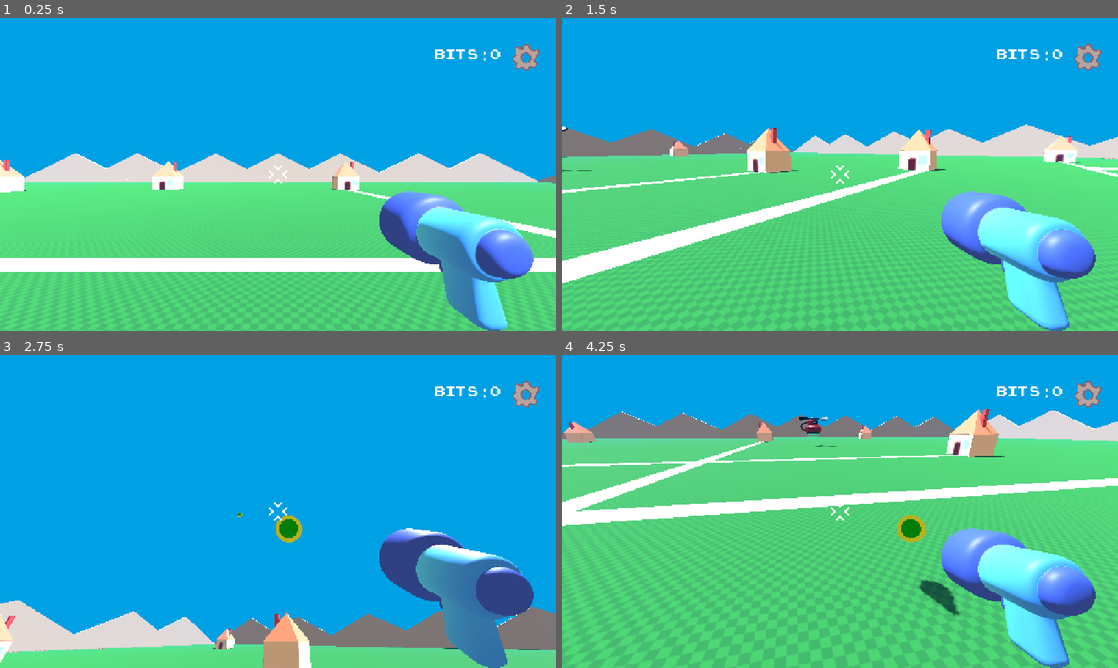
Above: before the commit, frames 1-4 (two rows, left to right).
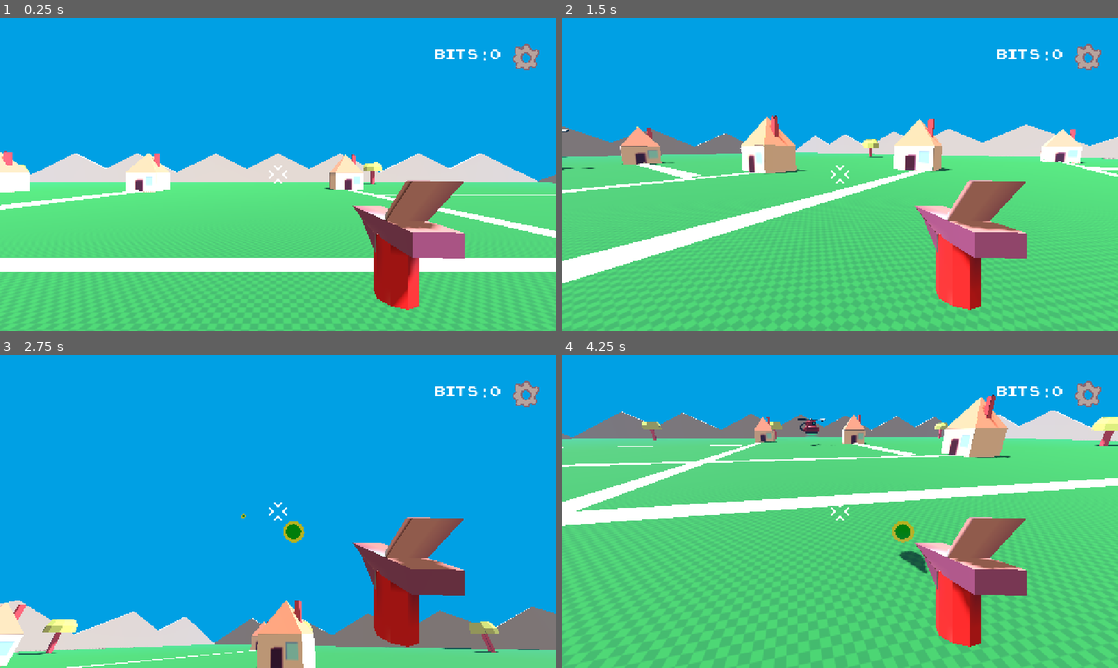
Above: after the commit, the same moments.

Repository: blauhschwert/rewilding
Game: Godot game, scene res://scenes/Game.tscn
The game is run twice, just before and just after one commit, with the same random seed, the same clock (stepped at 60 frames per second) and the same inputs.
Inputs (mouse positions are in pixels of both pictures, inside the frame that each line leads up to):
- Up to frame 1 (0.25 s): no input
- Up to frame 2 (1.5 s): tap Enter at 0.5 s; move the mouse to (962, 158) at 0.52 s; press the mouse at (962, 158) at 0.53 s; hold D (move_right) 0.53-1.28 s; tap Space (jump) at 0.77 s; move the mouse to (728, 190) at 1.27 s; release the mouse at (728, 190) at 1.28 s; hold Down (move_back) from 1.28 s (still down); click (728, 190) at 1.35 s
- Up to frame 3 (2.75 s): tap Space (jump) at 1.52 s; move the mouse to (333, 442) at 2.02 s; release Down (move_back) at 2.03 s; press the mouse at (333, 442) at 2.03 s; hold D (move_right) from 2.03 s (still down)
- Up to frame 4 (4.25 s): move the mouse to (812, 574) at 2.77 s; release D (move_right) at 2.78 s; release the mouse at (812, 574) at 2.78 s; hold Up (move_forward) 2.78-3.53 s; click (812, 574) at 2.85 s; tap Space (jump) at 3.02, 3.77 s; move the mouse to (1006, 558) at 3.52 s; press the mouse at (1006, 558) at 3.53 s; hold Left (move_left) from 3.53 s (still down)

The runs differ from the first frame. In frame 1, 11% of the frame differs, in the area x 0-100%, y 42-100%; in frame 2, 12%; in frame 3, 12%; in frame 4, 12%, in the area x 0-100%, y 12-100%.

Commit message:
the update will be comming

Diff:
--- a/assets/city/city.tscn
+++ b/assets/city/city.tscn
@@ -1,8 +1,9 @@
-[gd_scene load_steps=6 format=3 uid="uid://bqo1q5or8tdei"]
+[gd_scene load_steps=7 format=3 uid="uid://bqo1q5or8tdei"]
 
 [ext_resource type="PackedScene" uid="uid://d20yxhslvnb4u" path="res://assets/city/mountns.tscn" id="1_atk30"]
 [ext_resource type="Texture2D" uid="uid://dtg2dhiqj1tn0" path="res://assets/city/checkboard.png" id="1_lodam"]
 [ext_resource type="PackedScene" uid="uid://bj12ffkwokpvs" path="res://assets/city/house.tscn" id="3_2f50d"]
+[ext_resource type="PackedScene" uid="uid://cq2mxvnqhdjaf" path="res://assets/tree/tree.tscn" id="4_vsnbc"]
 
 [sub_resource type="Environment" id="Environment_vsnbc"]
 background_mode = 1
@@ -156,40 +157,40 @@
 [node name="houses" type="Node3D" parent="."]
 
 [node name="house" parent="houses" instance=ExtResource("3_2f50d")]
-transform = Transform3D(1, 0, 0, 0, 1, 0, 0, 0, 1, 6.8688965, 0, -31.425735)
+transform = Transform3D(1.25, 0, 0, 0, 1.25, 0, 0, 0, 1.25, 6.8688965, 0, -31.425735)
 
 [node name="house2" parent="houses" instance=ExtResource("3_2f50d")]
-transform = Transform3D(1, 0, 0, 0, 1, 0, 0, 0, 1, -24.406225, 0, -28.526453)
+transform = Transform3D(1.25, 0, 0, 0, 1.25, 0, 0, 0, 1.25, -24.406225, 0, -28.526453)
 
 [node name="house3" parent="houses" instance=ExtResource("3_2f50d")]
-transform = Transform3D(-0.03894588, 0, 0.9992413, 0, 1, 0, -0.9992413, 0, -0.03894588, -34.33439, 0, -14.00102)
+transform = Transform3D(-0.04868235, 0, 1.2490516, 0, 1.25, 0, -1.2490516, 0, -0.04868235, -34.33439, 0, -14.00102)
 
 [node name="house4" parent="houses" instance=ExtResource("3_2f50d")]
-transform = Transform3D(-4.371139e-08, 0, 1, 0, 1, 0, -1, 0, -4.371139e-08, 14.434534, 0, -13.949103)
+transform = Transform3D(0.028184595, 0, -1.2496822, 0, 1.25, 0, 1.2496822, 0, 0.028184595, 14.434534, 0, -13.949103)
 
 [node name="house5" parent="houses" instance=ExtResource("3_2f50d")]
-transform = Transform3D(-0.015654922, 0, -0.99987745, 0, 1, 0, 0.99987745, 0, -0.015654922, 32.91237, 0, -32.998394)
+transform = Transform3D(-0.019568652, 0, -1.2498468, 0, 1.25, 0, 1.2498468, 0, -0.019568652, 31.669785, 0, -25.27852)
 
 [node name="house6" parent="houses" instance=ExtResource("3_2f50d")]
-transform = Transform3D(1, 0, 0, 0, 1, 0, 0, 0, 1, -10.990158, 0, -31.17773)
+transform = Transform3D(1.25, 0, 0, 0, 1.25, 0, 0, 0, 1.25, -12.033804, 0, -29.707752)
 
 [node name="house7" parent="houses" instance=ExtResource("3_2f50d")]
-transform = Transform3D(1, 0, 0, 0, 1, 0, 0, 0, 1, 6.445612, 0, 26.2033)
+transform = Transform3D(-1.2488093, 0, 0.054546148, 0, 1.25, 0, -0.054546148, 0, -1.2488093, 6.445612, 0, 26.2033)
 
 [node name="house8" parent="houses" instance=ExtResource("3_2f50d")]
-transform = Transform3D(-4.371139e-08, 0, 1, 0, 1, 0, -1, 0, -4.371139e-08, -9.660227, 0, 3.258852)
+transform = Transform3D(-5.4639237e-08, 0, 1.25, 0, 1.25, 0, -1.25, 0, -5.4639237e-08, -9.660227, 0, 3.258852)
 
 [node name="house9" parent="houses" instance=ExtResource("3_2f50d")]
-transform = Transform3D(-4.371139e-08, 0, 1, 0, 1, 0, -1, 0, -4.371139e-08, -16.92652, 0, -4.2334366)
+transform = Transform3D(-5.4639237e-08, 0, 1.25, 0, 1.25, 0, -1.25, 0, -5.4639237e-08, -16.92652, 0, -4.2334366)
 
 [node name="house10" parent="houses" instance=ExtResource("3_2f50d")]
-transform = Transform3D(-4.371139e-08, 0, 1, 0, 1, 0, -1, 0, -4.371139e-08, 33.210964, 0, 30.505398)
+transform = Transform3D(-5.4639237e-08, 0, -1.25, 0, 1.25, 0, 1.25, 0, -5.4639237e-08, 31.355228, 0, 17.771557)
 
 [node name="house11" parent="houses" instance=ExtResource("3_2f50d")]
-transform = Transform3D(-4.371139e-08, 0, 1, 0, 1, 0, -1, 0, -4.371139e-08, 15.93857, 0, 2.7981374)
+transform = Transform3D(-5.4639237e-08, 0, -1.25, 0, 1.25, 0, 1.25, 0, -5.4639237e-08, 15.93857, 0, 2.7981374)
 
 [node name="house12" parent="houses" instance=ExtResource("3_2f50d")]
-transform = Transform3D(1, 0, 0, 0, 1, 0, 0, 0, 1, -12.679324, 0, 34.816406)
+transform = Transform3D(-1.2470577, 0, 0.08571558, 0, 1.25, 0, -0.08571558, 0, -1.2470577, -5.6301646, 0, 18.843067)
 
 [node name="streets" type="Node3D" parent="."]
 transform = Transform3D(1, 0, 0, 0, 1, 0, 0, 0, 1, 0, 0, -1)
@@ -206,6 +207,18 @@
 transform = Transform3D(-4.285879e-08, 0.19654514, 0.9804948, 8.591261e-09, 0.9804948, -0.19654514, -1, 0, -4.371139e-08, -24.57736, 0.17180154, -20.305077)
 size = Vector3(14.807946, 0, 0.68444824)
 
+[node name="street6" type="CSGBox3D" parent="streets"]
+transform = Transform3D(-4.285879e-08, 0.19654514, 0.9804948, 8.591261e-09, 0.9804948, -0.19654514, -1, 0, -4.371139e-08, -5.2860317, 0.17180154, 11.580269)
+size = Vector3(14.807946, 0, 0.68444824)
+
+[node name="street7" type="CSGBox3D" parent="streets"]
+transform = Transform3D(-4.285879e-08, 0.19654514, 0.9804948, 8.591261e-09, 0.9804948, -0.19654514, -1, 0, -4.371139e-08, -5.2860317, 0.17180154, 11.580269)
+size = Vector3(14.807946, 0, 0.68444824)
+
+[node name="street8" type="CSGBox3D" parent="streets"]
+transform = Transform3D(-4.285879e-08, 0.19654514, 0.9804948, 8.591261e-09, 0.9804948, -0.19654514, -1, 0, -4.371139e-08, -12.066973, 0.17180154, -20.408213)
+size = Vector3(14.807946, 0, 0.68444824)
+
 [node name="street1" type="CSGBox3D" parent="streets"]
 transform = Transform3D(-4.371139e-08, 0, 1, 0, 1, 0, -1, 0, -4.371139e-08, 6.996285, 0.104, -1.575572)
 size = Vector3(55.34861, 0, 0.85253906)
@@ -216,6 +229,14 @@
 
 [node name="street3" type="CSGBox3D" parent="streets"]
 transform = Transform3D(-0.99999994, 0, 8.742277e-08, 0, 1, 0, -8.742277e-08, 0, -0.99999994, -4.941717, 0.104309306, -3.7727046)
+size = Vector3(23.56266, 0, 0.7758789)
+
+[node name="street9" type="CSGBox3D" parent="streets"]
+transform = Transform3D(-0.99999994, 0, 8.742277e-08, 0, 1, 0, -8.742277e-08, 0, -0.99999994, 18.532877, 0.104309306, 18.583904)
+size = Vector3(23.56266, 0, 0.7758789)
+
+[node name="street10" type="CSGBox3D" parent="streets"]
+transform = Transform3D(-0.99999994, 0, 8.742277e-08, 0, 1, 0, -8.742277e-08, 0, -0.99999994, 18.532877, 0.104309306, -24.500416)
 size = Vector3(23.56266, 0, 0.7758789)
 
 [node name="grass" type="CSGBox3D" parent="."]
@@ -223,3 +244,38 @@
 use_collision = true
 size = Vector3(100, 0.2, 100)
 material = SubResource("StandardMaterial3D_atk30")
+
+[node name="Trees" type="Node3D" parent="."]
+
+[node name="tree" parent="Trees" instance=ExtResource("4_vsnbc")]
+transform = Transform3D(1, 0, 0, 0, 1, 0, 0, 0, 1, 27.8283, 0, 38.18897)
+
+[node name="tree2" parent="Trees" instance=ExtResource("4_vsnbc")]
+transform = Transform3D(1, 0, 0, 0, 1, 0, 0, 0, 1, 40.144855, 0, 24.924648)
+
+[node name="tree3" parent="Trees" instance=ExtResource("4_vsnbc")]
+transform = Transform3D(1, 0, 0, 0, 1, 0, 0, 0, 1, 40.144855, 0, 2.2091255)
+
+[node name="tree4" parent="Trees" instance=ExtResource("4_vsnbc")]
+transform = Transform3D(1, 0, 0, 0, 1, 0, 0, 0, 1, 29.800434, 0, -18.751308)
+
+[node name="tree5" parent="Trees" instance=ExtResource("4_vsnbc")]
+transform = Transform3D(1, 0, 0, 0, 1, 0, 0, 0, 1, 29.800434, 0, 7.6826096)
+
+[node name="tree6" parent="Trees" instance=ExtResource("4_vsnbc")]
+transform = Transform3D(1, 0, 0, 0, 1, 0, 0, 0, 1, 5.592247, 0, 34.09186)
+
+[node name="tree7" parent="Trees" instance=ExtResource("4_vsnbc")]
+transform = Transform3D(1, 0, 0, 0, 1, 0, 0, 0, 1, -30.023544, 0, 34.09186)
+
+[node name="tree8" parent="Trees" instance=ExtResource("4_vsnbc")]
+transform = Transform3D(1, 0, 0, 0, 1, 0, 0, 0, 1, -30.023544, -0.5516739, -33.449306)
+
+[node name="tree9" parent="Trees" instance=ExtResource("4_vsnbc")]
+transform = Transform3D(1, 0, 0, 0, 1, 0, 0, 0, 1, -42.81672, 0.0428133, -22.927914)
+
+[node name="tree10" parent="Trees" instance=ExtResource("4_vsnbc")]
+transform = Transform3D(1, 0, 0, 0, 1, 0, 0, 0, 1, -32.4216, -0.23509264, 8.510572)
+
+[node name="tree11" parent="Trees" instance=ExtResource("4_vsnbc")]
+transform = Transform3D(1, 0, 0, 0, 1, 0, 0, 0, 1, 14.885017, 0.114076614, -42.795303)
--- a/assets/mob/spawner/mob_spawner_3d.tscn
+++ b/assets/mob/spawner/mob_spawner_3d.tscn
@@ -1,6 +1,6 @@
 [gd_scene load_steps=6 format=3 uid="uid://bgixqltg257r5"]
 
-[ext_resource type="Script" uid="uid://c6qgr4g3jb887" path="res://mob_spawner_3d.gd" id="1_dy5jt"]
+[ext_resource type="Script" uid="uid://c6qgr4g3jb887" path="res://assets/mob/spawner/mob_spawner_3d.gd" id="1_dy5jt"]
 [ext_resource type="PackedScene" uid="uid://dseihxbjqr2jg" path="res://assets/mob/spawner/spawner_model.tscn" id="2_8eh2y"]
 [ext_resource type="PackedScene" uid="uid://bfjk4gsjvc5m1" path="res://assets/mob/enemy.tscn" id="2_tllrp"]
 [ext_resource type="Shader" uid="uid://cfnwyva3u4qeb" path="res://assets/mob/spawner/spawner_halo.gdshader" id="4_tllrp"]
--- a/assets/player/player.tscn
+++ b/assets/player/player.tscn
@@ -1,7 +1,7 @@
 [gd_scene load_steps=6 format=3 uid="uid://c4cvr5bjjef5t"]
 
-[ext_resource type="PackedScene" uid="uid://chjrhhjvxun3r" path="res://assets/player/simple_gun/gun_model.glb" id="1_d6veg"]
 [ext_resource type="Script" uid="uid://diif1150k77oh" path="res://assets/player/player.gd" id="1_h6syq"]
+[ext_resource type="PackedScene" uid="uid://02hcnha1futo" path="res://assets/weapon/weapon.tscn" id="2_ouxva"]
 [ext_resource type="Texture2D" uid="uid://cuyh8hew637ju" path="res://assets/player/reticle.png" id="3_v2miy"]
 [ext_resource type="PackedScene" uid="uid://cbccem1j3m5un" path="res://assets/sounds/shoot_sound/shooting_sound.tscn" id="4_ouxva"]
 
@@ -18,12 +18,12 @@
 unique_name_in_owner = true
 transform = Transform3D(1, 0, 0, 0, 1, 0, 0, 0, 1, 0, 1.504998, -0.34328145)
 
-[node name="gun_model" parent="Camera3D" instance=ExtResource("1_d6veg")]
-transform = Transform3D(-0.33991843, 0, 0.0017448917, 0, 0.33992243, 0, -0.0016493537, 0, -0.35960805, 0.4625699, -0.17239797, -0.5494654)
-
 [node name="Marker3D" type="Marker3D" parent="Camera3D"]
 unique_name_in_owner = true
-transform = Transform3D(1, 0, 0, 0, 1, 0, 0, 0, 1, 0.4048336, -0.17144728, -0.78644806)
+transform = Transform3D(1, 0, 0, 0, 1, 0, 0, 0, 1, 0.49703747, -0.2564397, -1.3503087)
+
+[node name="weapon" parent="Camera3D" instance=ExtResource("2_ouxva")]
+transform = Transform3D(-2.4993918, 0, 0.05514808, 0, 2.5, 0, -0.05514808, 0, -2.4993918, 0.4933399, -0.5368893, -0.8568073)
 
 [node name="Reticle" type="TextureRect" parent="."]
 anchors_preset = 8
--- /dev/null
+++ b/assets/tree/tree.tscn
@@ -0,0 +1,8 @@
+[gd_scene load_steps=2 format=3 uid="uid://cq2mxvnqhdjaf"]
+
+[ext_resource type="PackedScene" uid="uid://d14g21xp4osjg" path="res://assets/tree/tree_blocki.tscn" id="1_d5r1u"]
+
+[node name="tree" type="Node3D"]
+
+[node name="tree_blocki" parent="." instance=ExtResource("1_d5r1u")]
+transform = Transform3D(3.5, 0, 0, 0, 3.5, 0, 0, 0, 3.5, 0, 0, 0)
--- /dev/null
+++ b/assets/tree/tree_blocki.tscn
@@ -0,0 +1,5 @@
+[gd_scene load_steps=2 format=3 uid="uid://d14g21xp4osjg"]
+
+[ext_resource type="PackedScene" uid="uid://dr33mjxaehwt" path="res://assets/tree/tree_blocki.fbx" id="1_qolr8"]
+
+[node name="tree_blocki" instance=ExtResource("1_qolr8")]
--- /dev/null
+++ b/assets/weapon/gunnew.tscn
@@ -0,0 +1,22 @@
+[gd_scene load_steps=6 format=3 uid="uid://8lw7g0yeoe35"]
+
+[ext_resource type="PackedScene" uid="uid://wdsuqmiphw15" path="res://assets/weapon/gunnew.fbx" id="1_5qukl"]
+[ext_resource type="Texture2D" uid="uid://dbydpufuqblvr" path="res://assets/weapon/stell.png" id="2_nkn7p"]
+[ext_resource type="Texture2D" uid="uid://clhiutotmu5dc" path="res://assets/weapon/therapy.png" id="3_f6fhr"]
+
+[sub_resource type="StandardMaterial3D" id="StandardMaterial3D_asrth"]
+albedo_color = Color(1, 0.52, 0.52, 1)
+albedo_texture = ExtResource("2_nkn7p")
+
+[sub_resource type="StandardMaterial3D" id="StandardMaterial3D_tv0ig"]
+albedo_texture = ExtResource("3_f6fhr")
+roughness = 0.0
+clearcoat_roughness = 0.48
+
+[node name="gunnew" instance=ExtResource("1_5qukl")]
+
+[node name="cylinder" parent="." index="0"]
+surface_material_override/0 = SubResource("StandardMaterial3D_asrth")
+
+[node name="pyramid" parent="." index="1"]
+surface_material_override/0 = SubResource("StandardMaterial3D_tv0ig")
--- /dev/null
+++ b/assets/weapon/weapon.tscn
@@ -0,0 +1,10 @@
+[gd_scene load_steps=2 format=3 uid="uid://02hcnha1futo"]
+
+[ext_resource type="PackedScene" uid="uid://8lw7g0yeoe35" path="res://assets/weapon/gunnew.tscn" id="1_b0dug"]
+
+[node name="weapon" type="Node3D"]
+transform = Transform3D(2.1, 0, 0, 0, 2.1, 0, 0, 0, 2.1, 0, 0, 0)
+
+[node name="gunnew" parent="." instance=ExtResource("1_b0dug")]
+
+[editable path="gunnew"]
--- a/project.godot
+++ b/project.godot
@@ -26,6 +26,10 @@
 [dotnet]
 
 project/assembly_name="rewilding"
+
+[filesystem]
+
+import/blender/enabled=false
 
 [input]
 
--- a/scenes/Game.tscn
+++ b/scenes/Game.tscn
@@ -16,7 +16,7 @@
 [node name="City" parent="." instance=ExtResource("1_ibkli")]
 
 [node name="MobSpawner3D" parent="." instance=ExtResource("5_kiw3p")]
-transform = Transform3D(1, 0, 0, 0, 1, 0, 0, 0, 1, 0, 0, 14.743374)
+transform = Transform3D(1, 0, 0, 0, 1, 0, 0, 0, 1, 0, 0, 16.963655)
 
 [node name="Player" parent="." instance=ExtResource("3_cpr0p")]
 transform = Transform3D(1, 0, 0, 0, 1, 0, 0, 0, 1, 0, 0, -10.300316)
Renamed: mob_spawner_3d.gd -> assets/mob/spawner/mob_spawner_3d.gd
Renamed: mob_spawner_3d.gd.uid -> assets/mob/spawner/mob_spawner_3d.gd.uid
Not shown, added: assets/tree/tree_blocki.fbx
Not shown, changed: assets/tree/tree_blocki.fbx.import
Binary file added: assets/tree/tree_blocki_0.png
Not shown, changed: assets/tree/tree_blocki_0.png.import
Binary file added: assets/tree/tree_blocki_1.png
Not shown, added: assets/tree/tree_blocki_1.png.import
Not shown, added: assets/weapon/gunnew.fbx
Not shown, added: assets/weapon/gunnew.fbx.import
Binary file added: assets/weapon/stell.png
Not shown, added: assets/weapon/stell.png.import
(and 3 more such lines)
